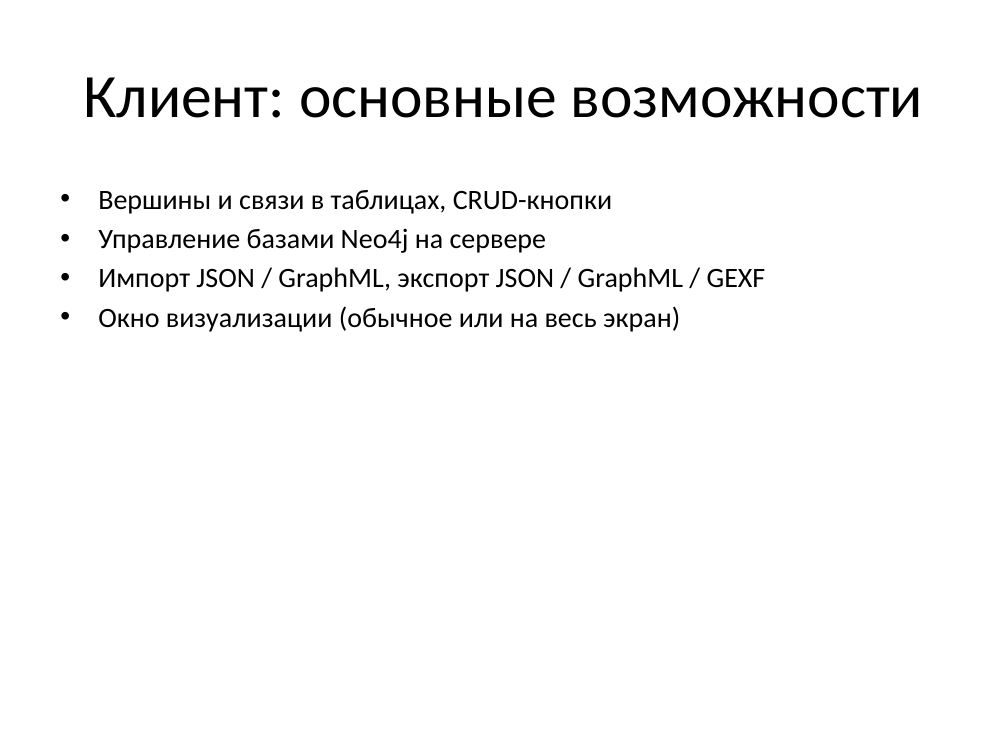
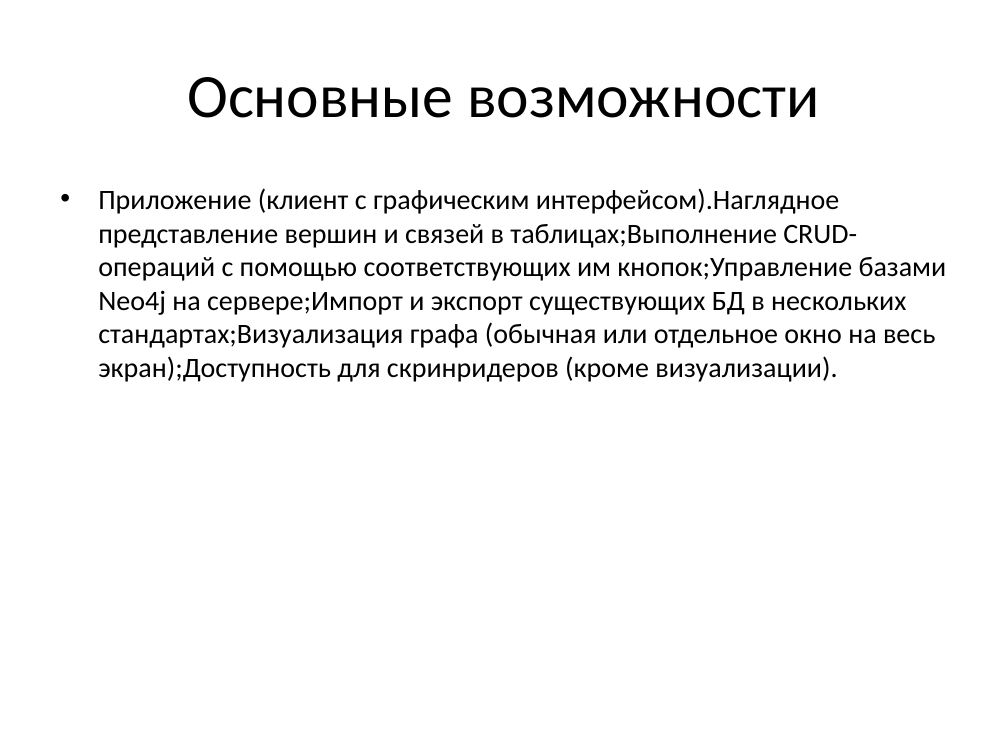
Before and after one commit to SasnikOmega/graph-search-engine, a slide deck: slide 6 of docs/презентация.pptx. Drawn at 1008x756 pixels with LibreOffice and Linux fonts; fonts in the diff are those of the drawing. Boxes give left, top, right and bottom in pixels: in the first picture for what was removed or moved away, otherwise in the second. Text is boxed around its words. In the diff, an @@ line names an element or a change of style, - is before the commit and + after.

```diff
--- a/docs/презентация.pptx
+++ b/docs/презентация.pptx
@@ title at bbox=[187, 77, 819, 118]: text changed @@
-Клиент: основные возможности
+Основные возможности
@@ text at bbox=[98, 188, 947, 382]: text changed @@
-• Вершины и связи в таблицах, CRUD-кнопки
-• Управление базами Neo4j на сервере
-• Импорт JSON / GraphML, экспорт JSON / GraphML / GEXF
-• Окно визуализации (обычное или на весь экран)
+• Приложение (клиент с графическим интерфейсом).Наглядное представление вершин и связей в таблицах;Выполнение CRUD-операций с помощью соответствующих им кнопок;Управление базами Neo4j на сервере;Импорт и экспорт существующих БД в нескольких стандартах;Визуализация графа (обычная или отдельное окно на весь экран);Доступность для скринридеров (кроме визуализации).
```
Also in this commit, not shown: 6 other slides changed, 4 slides added, 3 slides removed.
